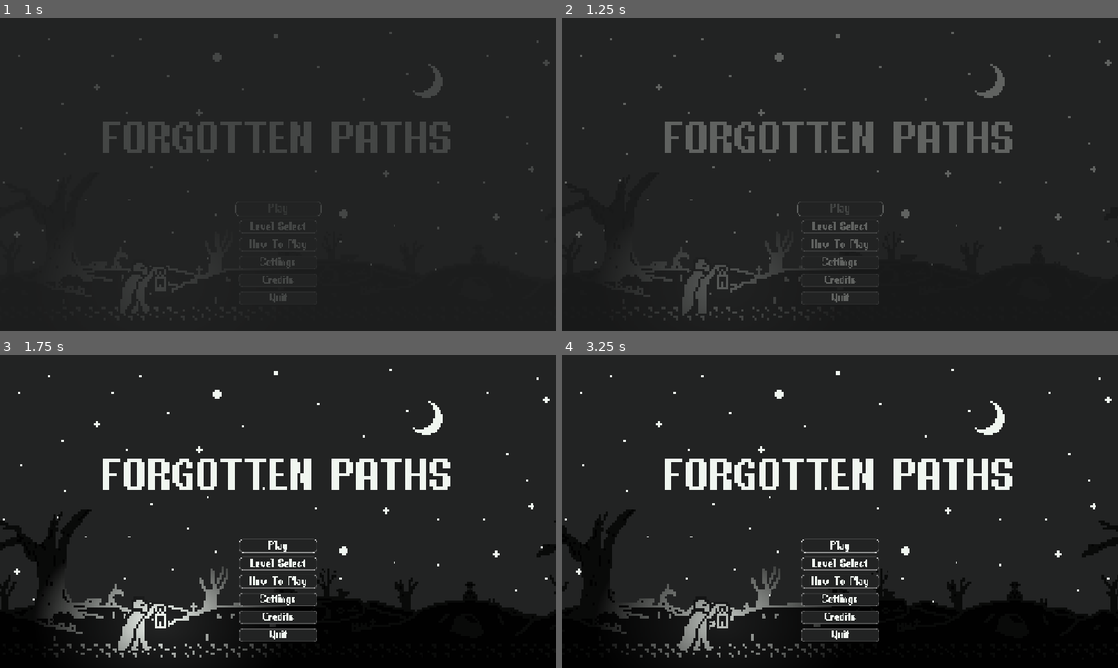
Above: before the commit, frames 1-4 (two rows, left to right).
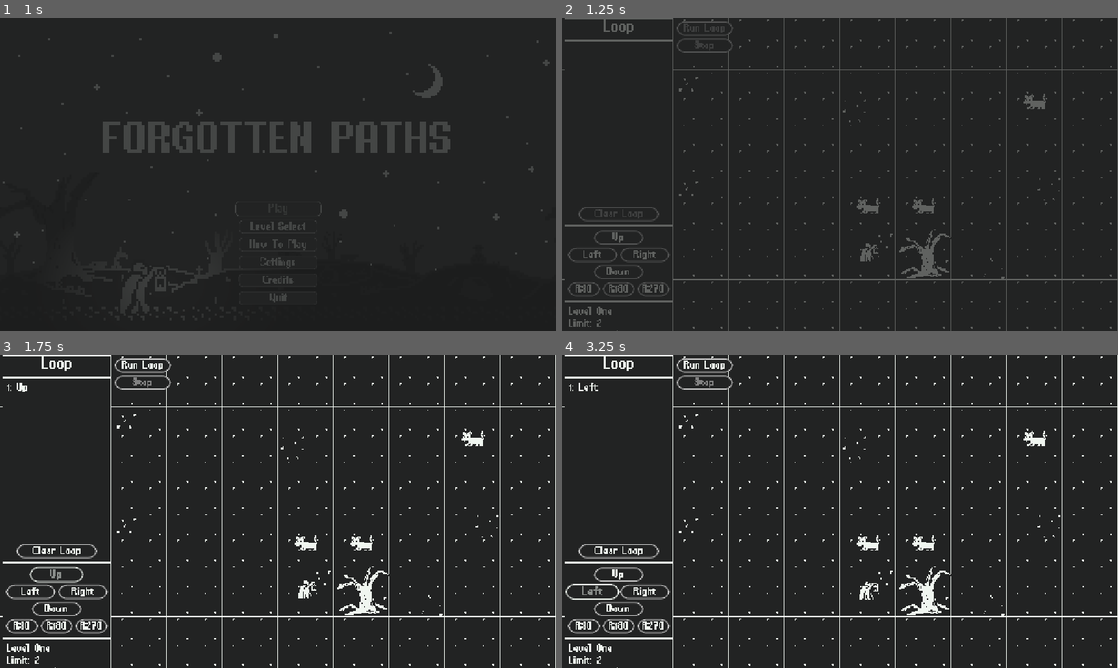
Above: after the commit, the same moments.

Repository: hutnerr/gmtk-jam-2025
Game: Godot game, scene res://00_main/Main.tscn
Two runs of this game, one before a commit and one after it. Both use one fixed random seed, a clock stepped at 60 frames per second and the inputs below. Sound files missing from this copy of the repository are replaced by a short silence.
Inputs (mouse positions are in pixels of both pictures, inside the frame that each line leads up to):
- Up to frame 1 (1 s): click "Play" at 0.5 s
- Up to frame 2 (1.25 s): no input
- Up to frame 3 (1.75 s): click (55, 574) at 1.25 s, where only the run after the commit has a clickable "Up"
- Up to frame 4 (3.25 s): click (617, 552) at 2 s, where only the run after the commit has a clickable "Clear Loop"; click (589, 592) at 2.75 s, where only the run after the commit has a clickable "Left"

Frame 1 is identical in both runs. In frame 2, 9.8% of the frame differs, in the area x 0-100%, y 0-100%; in frame 3, 24%; in frame 4, 25%.

Commit message:
what i got

Diff:
--- a/01_user-interface/puzzle-menu/puzzle_menu.gd
+++ b/01_user-interface/puzzle-menu/puzzle_menu.gd
@@ -28,6 +28,16 @@
 	rotate270Button: BaseCommand.Commands.ROTATE270
 }
 
+@onready var allCmdButtons = [
+	upButton,
+	leftButton,
+	rightButton,
+	downButton,
+	rotate90Button,
+	rotate180Button,
+	rotate270Button,
+]
+
 func _ready() -> void:
 	playButton.pressed.connect(onPlayButtonPressed)
 	stopButton.pressed.connect(onStopButtonPressed)
@@ -44,6 +54,8 @@
 func onCommandButtonPressed(command: BaseCommand.Commands) -> void:
 	var cmd: BaseCommand = BaseCommand.createCommand(command)
 	var added = Looper.appendCommand(cmd)
+	playButton.disabled = false
+	clearLoopButton.disabled = false
 	if added:
 		renderCommand(cmd)
 
@@ -60,11 +72,18 @@
 	# have to store the last one and make it not grey at the same time
 	pass
 
+func disableCmdButtons() -> void:
+	print(allCmdButtons)
+	#for but in allCmdButtons:
+		#but.disabled = true
+
 func onPlayButtonPressed() -> void:
 	if Looper.startable:
 		Looper.runLoop()
 	else:
 		print("not right now lil bro")
+	playButton.disabled = true
+	disableCmdButtons()
 
 func onClearLoopButtonPressed() -> void:
 	Looper.stopLoop()
@@ -76,6 +95,12 @@
 	for child in loopItemContainer.get_children():
 		child.queue_free()
 	Looper.startable = true
+	playButton.disabled = true
+	clearLoopButton.disabled = true
+
+	# turn them all back on
+	for but in allCmdButtons:
+		but.disabled = false
 
 func onStopButtonPressed() -> void:
 	Looper.stopLoop()
@@ -84,3 +109,4 @@
 	player.resetPosition()
 	Gridleton.reloadGridObjects()
 	Looper.startable = true
+	playButton.disabled = false
--- a/05_levels/Level1.tscn
+++ b/05_levels/Level1.tscn
@@ -1,9 +1,10 @@
-[gd_scene load_steps=5 format=4 uid="uid://c2k4l1l4l36k7"]
+[gd_scene load_steps=6 format=4 uid="uid://c2k4l1l4l36k7"]
 
 [ext_resource type="PackedScene" uid="uid://c50d8nrf0ayry" path="res://05_levels/base-level/BaseLevel.tscn" id="1_wt8ns"]
 [ext_resource type="PackedScene" uid="uid://dfmwu30ysrsa3" path="res://03_objects/player/player.tscn" id="2_7ut40"]
 [ext_resource type="PackedScene" uid="uid://dhpyru26870m0" path="res://03_objects/enemy/Enemy.tscn" id="3_l6t1r"]
-[ext_resource type="TileSet" uid="uid://rwh8wbphh26i" path="res://99_resources/art-tileset.tres" id="4_7ut40"]
+[ext_resource type="TileSet" uid="uid://df5ilx8st82u" path="res://99_resources/art-tileset.tres" id="4_7ut40"]
+[ext_resource type="PackedScene" uid="uid://c1ajkb3p20rlk" path="res://03_objects/wall/Wall.tscn" id="5_l6t1r"]
 
 [node name="Level1" type="Node2D"]
 
@@ -31,36 +32,5 @@
 [node name="Enemy3" parent="GameObjects" instance=ExtResource("3_l6t1r")]
 position = Vector2(345, 225)
 
-[node name="Wall" parent="GameObjects" instance=ExtResource("4_7ut40")]
-position = Vector2(411, 155)
-animName = "rocks"
-
-[node name="Wall3" parent="GameObjects" instance=ExtResource("4_7ut40")]
-position = Vector2(350, 155)
-
-[node name="Wall4" parent="GameObjects" instance=ExtResource("4_7ut40")]
-position = Vector2(157, 284)
-
-[node name="Wall5" parent="GameObjects" instance=ExtResource("4_7ut40")]
-position = Vector2(218, 345)
-
-[node name="Wall6" parent="GameObjects" instance=ExtResource("4_7ut40")]
-position = Vector2(224, 281)
-
-[node name="Wall7" parent="GameObjects" instance=ExtResource("4_7ut40")]
-position = Vector2(159, 157)
-
-[node name="Wall8" parent="GameObjects" instance=ExtResource("4_7ut40")]
-position = Vector2(220, 91)
-
-[node name="Wall2" parent="GameObjects" instance=ExtResource("4_7ut40")]
-position = Vector2(415, 284)
-
-[node name="Wall9" parent="GameObjects" instance=ExtResource("4_7ut40")]
-position = Vector2(535, 343)
-
-[node name="Wall10" parent="GameObjects" instance=ExtResource("4_7ut40")]
-position = Vector2(598, 218)
-
-[node name="Wall11" parent="GameObjects" instance=ExtResource("4_7ut40")]
-position = Vector2(479, 30)
+[node name="Wall" parent="GameObjects" instance=ExtResource("5_l6t1r")]
+position = Vector2(414, 284)
Not shown: 1 places in 99_resources/art-tileset.tres that only renumber resources
